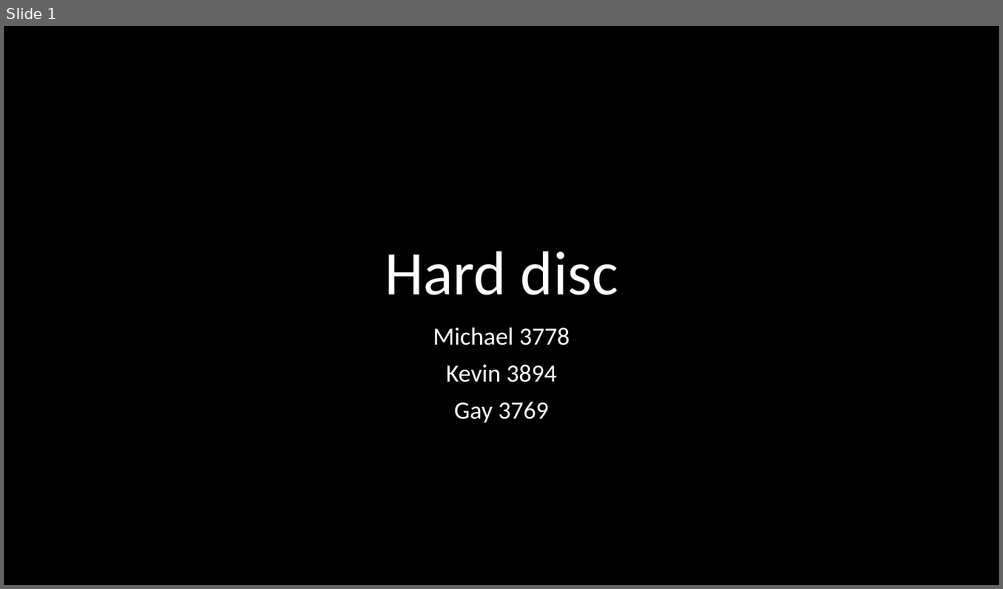
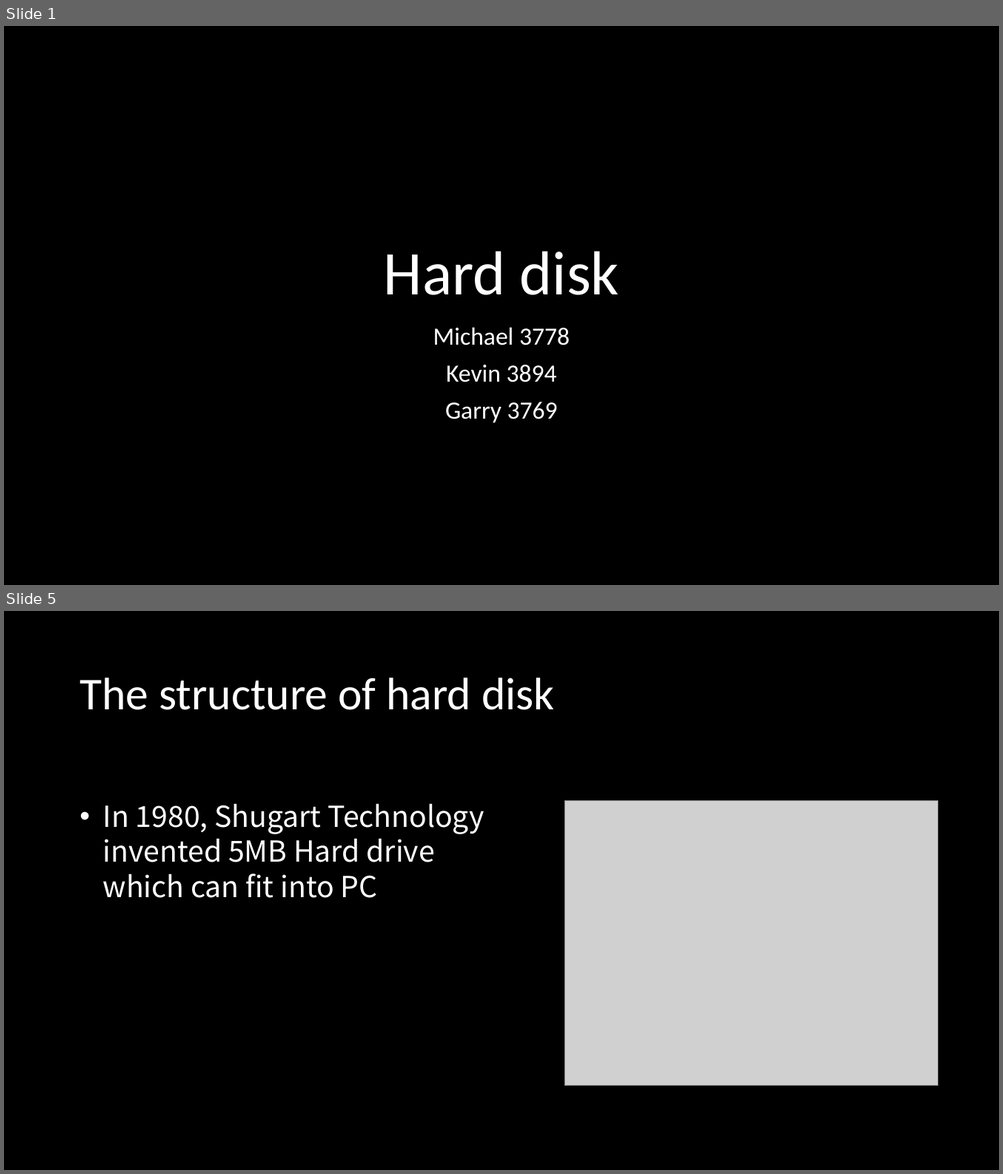
Before and after one commit to linzexinmasterchief/SchoolWorks, a slide deck: computerScience/hard disc.pptx. Shown one above the other, each under a label of ours: slide 1 before the commit, slides 1 and 5 after it; the slides between them are not shown. The pictures are 1003x589 and 1003x1174 pixels, drawn with LibreOffice and Linux fonts; fonts in the diff are those of the drawing; grey boxes stand for pictures. Boxes give left, top, right and bottom in pixels: in the first picture for what was removed or moved away, otherwise in the second. Text is boxed around its words. In the diff, an @@ line names an element or a change of style, - is before the commit and + after.

```diff
--- a/computerScience/hard disc.pptx
+++ b/computerScience/hard disc.pptx
@@ slide 5 added at bbox=[4, 611, 999, 1170], background #000000 @@
@@ title added at bbox=[79, 678, 554, 710], 44 pt, text #FFFFFF @@
+The structure of hard disk
@@ text added at bbox=[103, 803, 484, 898], 28 pt, text #FFFFFF @@
+• In 1980, Shugart Technology invented 5MB Hard drive which can fit into PC
@@ picture added at bbox=[565, 800, 938, 1085] @@
@@ slide 1 changed as well @@
@@ title at bbox=[384, 251, 619, 295]: text changed @@
-Hard disc
+Hard disk
@@ subtitle at bbox=[445, 402, 558, 423]: text changed @@
-Gay 3769
+Garry 3769
```
Also in this commit, not shown: 5 other slides changed, 5 other slides added, 3 slides removed, 3 other files.
